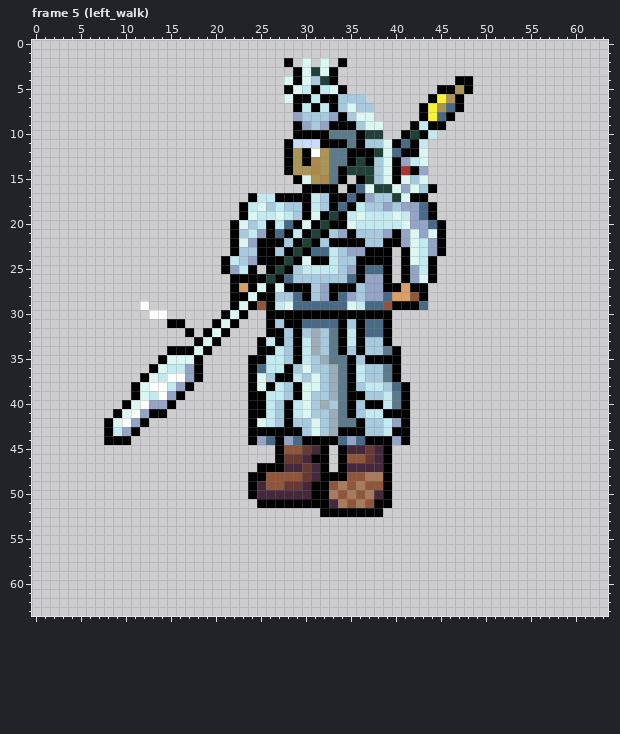
Pixel-art file: Assets/Resources/Characters/赵云/zhaoyun.aseprite. The picture above is the old version.
64x64 pixels, 20 frames. Colours within 5 levels of each other are drawn and written as one. Shown: frame 5 (left_walk). The commit also changed other frames, which this record leaves out.
The same view after the edit:
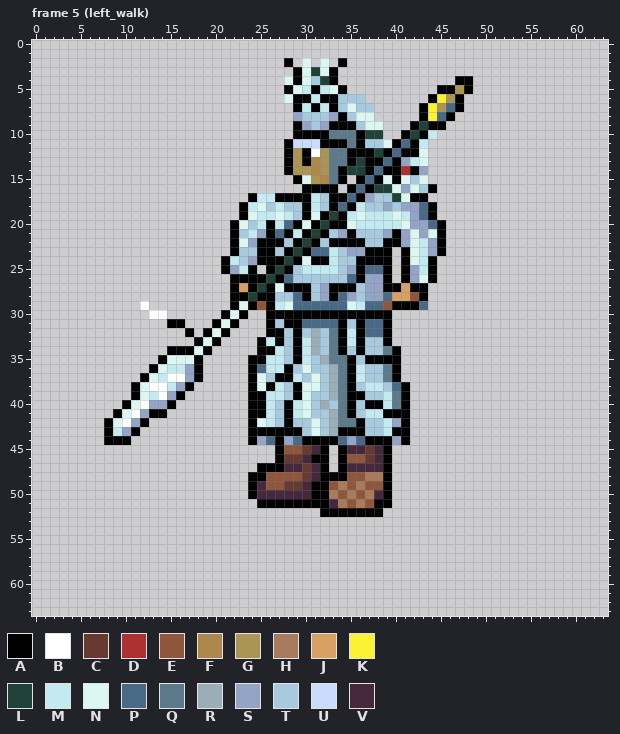
Palette (. is transparent): A #000000  B #ffffff  C #663931  D #ac3232  E #8f563b  F #ac884b  G #ac9554  H #a77b5b  J #d9a066  K #fbf236  L #1f4138  M #c3eaf1  N #dcf6f2  P #496a86  Q #5d7a8b  R #9badb7  S #93a4c7  T #a8cadf  U #cbdbfc  V #45283c
From old to new:
layer "weapon front" now shown
layer "weapon" now hidden
Frame 5 (left_walk):
Colour L becomes colour A in row 14 at x 37.
Colour N becomes colour A in row 12 at x 39; in row 14 at x 39; in row 16 at x 37.
Colour T becomes colour A in row 13 at x 38; in row 15 at x 38.
Colour M becomes colour L in row 9 at x 43.
Colour N becomes colour L in row 27 at x 25; in row 28 at x 24.
Colour L becomes colour P in row 15 at x 37.
Colour N becomes colour P in row 13 at x 39.
Colour T becomes colour P in row 14 at x 38.
Pixel boxes of the changes (left, top, right, bottom) in both pictures:
changed: (365, 121, 428, 193)
changed: (248, 283, 266, 301)
